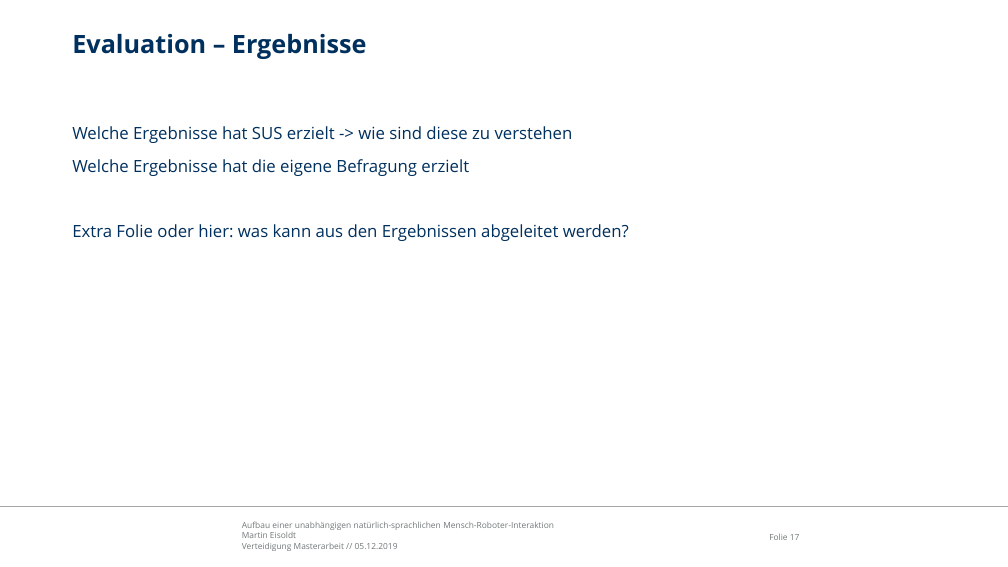
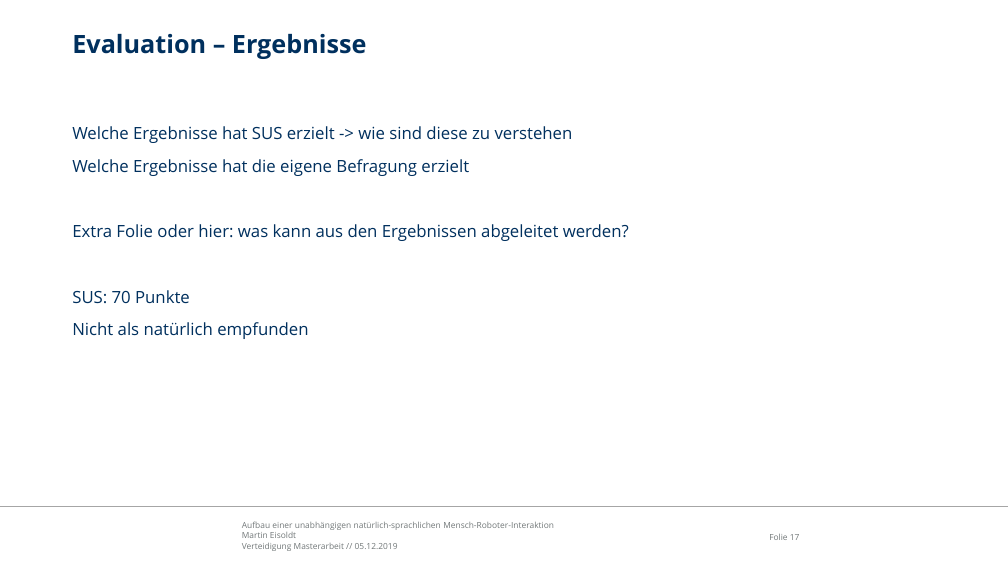
Before and after one commit to edegeyer/masterarbeit, a slide deck: slide 17 of verteidigung/verteidigung.pptx. Drawn at 1008x567 pixels with LibreOffice and Linux fonts; fonts in the diff are those of the drawing; background and template pictures are left out. Boxes give left, top, right and bottom in pixels: in the first picture for what was removed or moved away, otherwise in the second. Text is boxed around its words. In the diff, an @@ line names an element or a change of style, - is before the commit and + after.

```diff
--- a/verteidigung/verteidigung.pptx
+++ b/verteidigung/verteidigung.pptx
@@ text at (72, 290, 308, 339): paragraphs added @@
+SUS: 70 Punkte
+Nicht als natürlich empfunden
```
Also in this commit, not shown: 3 other slides changed.
